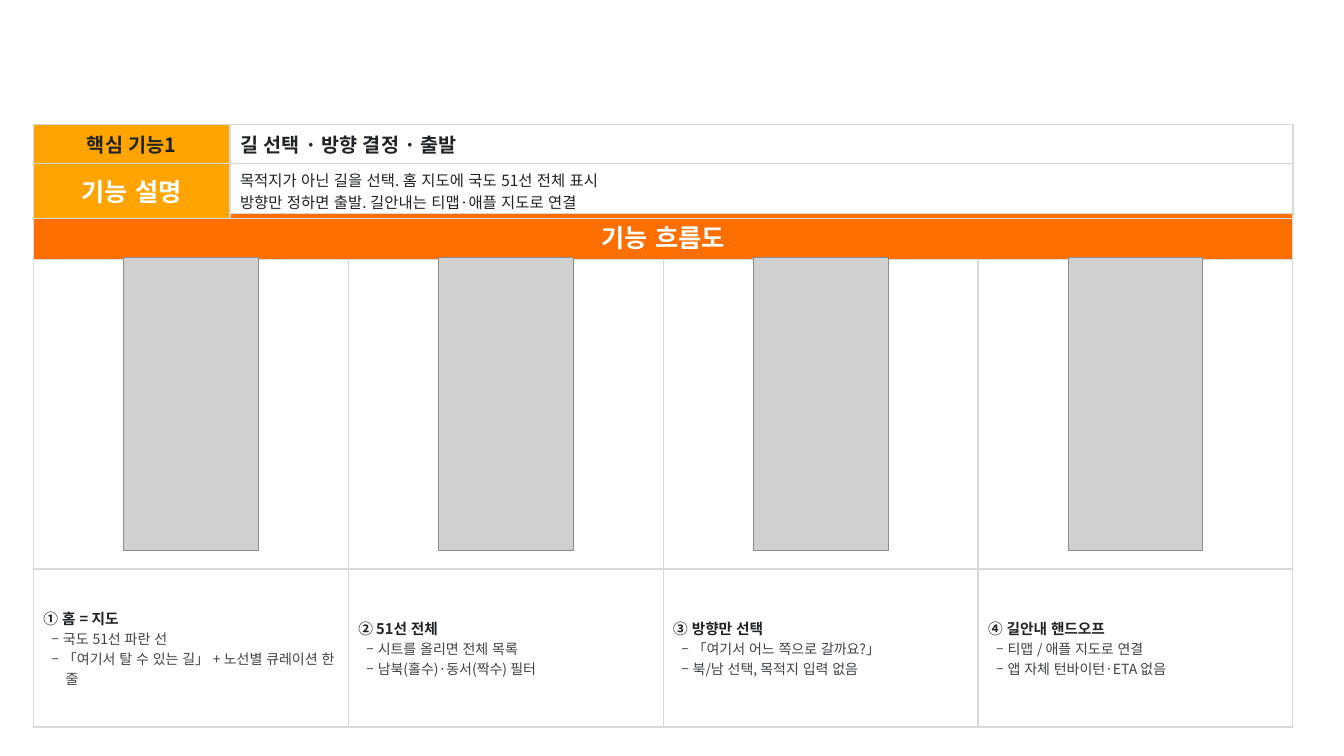
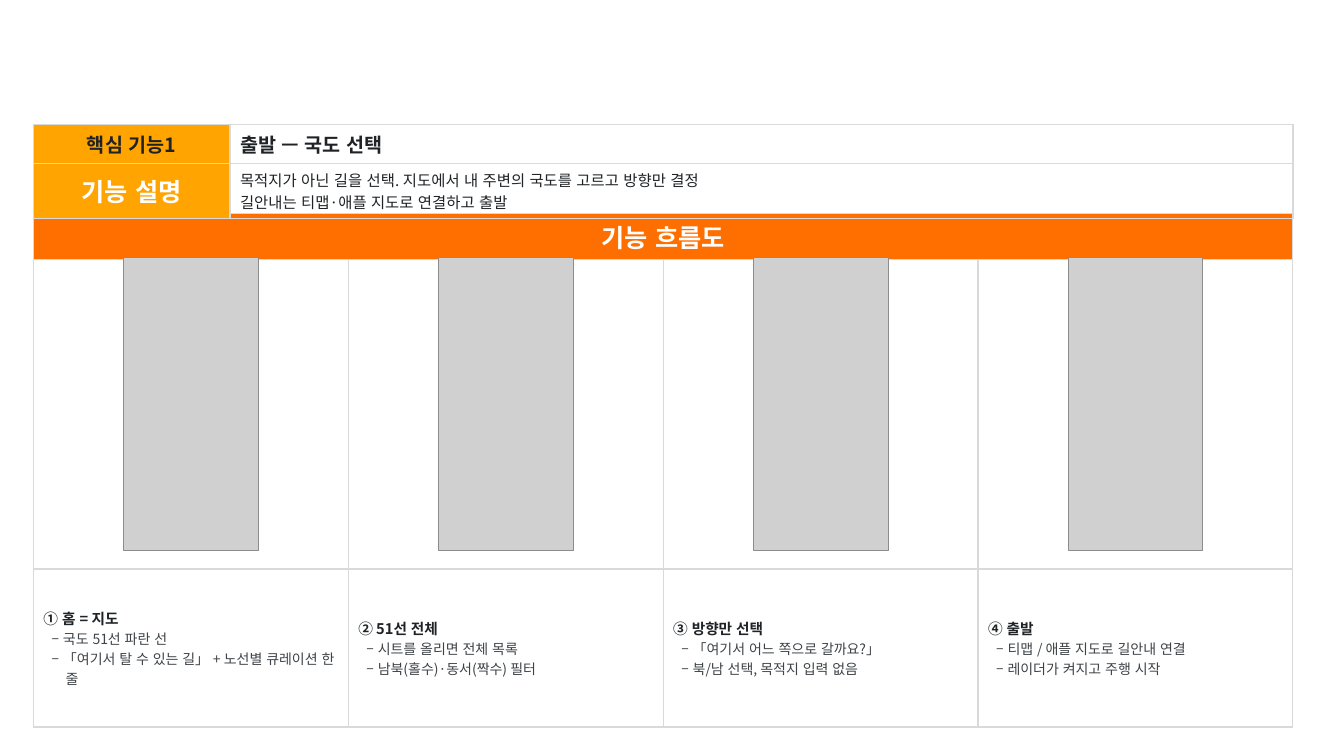
Before and after one commit to Hyee0ne/p-trip, a slide deck: slide 5 of docs/기능설명서_P의여행.pptx. Drawn at 1344x756 pixels with LibreOffice and Linux fonts; fonts in the diff are those of the drawing; grey boxes stand for pictures; background and template pictures are left out. Boxes give left, top, right and bottom in pixels: in the first picture for what was removed or moved away, otherwise in the second. Text is boxed around its words. In the diff, an @@ line names an element or a change of style, - is before the commit and + after.

```diff
--- a/docs/기능설명서_P의여행.pptx
+++ b/docs/기능설명서_P의여행.pptx
@@ table at [33,125,1294,214] @@
-row 1, column 2: 길 선택 · 방향 결정 · 출발
+row 1, column 2: 출발 — 국도 선택
-row 2, column 2: 목적지가 아닌 길을 선택. 홈 지도에 국도 51선 전체 표시 / 방향만 정하면 출발. 길안내는 티맵·애플 지도로 연결
+row 2, column 2: 목적지가 아닌 길을 선택. 지도에서 내 주변의 국도를 고르고 방향만 결정 / 길안내는 티맵·애플 지도로 연결하고 출발
@@ table at [33,213,1292,721] @@
-row 3, column 4: ④ 길안내 핸드오프 / ‒ 티맵 / 애플 지도로 연결 / ‒ 앱 자체 턴바이턴·ETA 없음
+row 3, column 4: ④ 출발 / ‒ 티맵 / 애플 지도로 길안내 연결 / ‒ 레이더가 켜지고 주행 시작
```
Also in this commit, not shown: 5 other slides changed, 2 other files.
